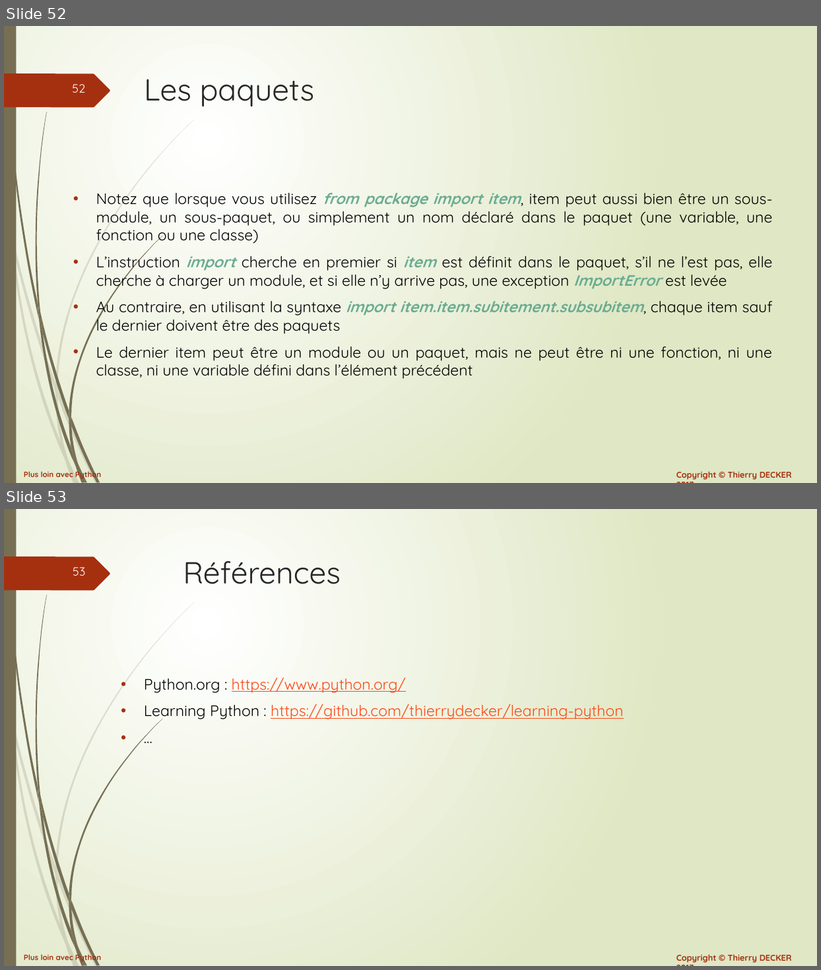
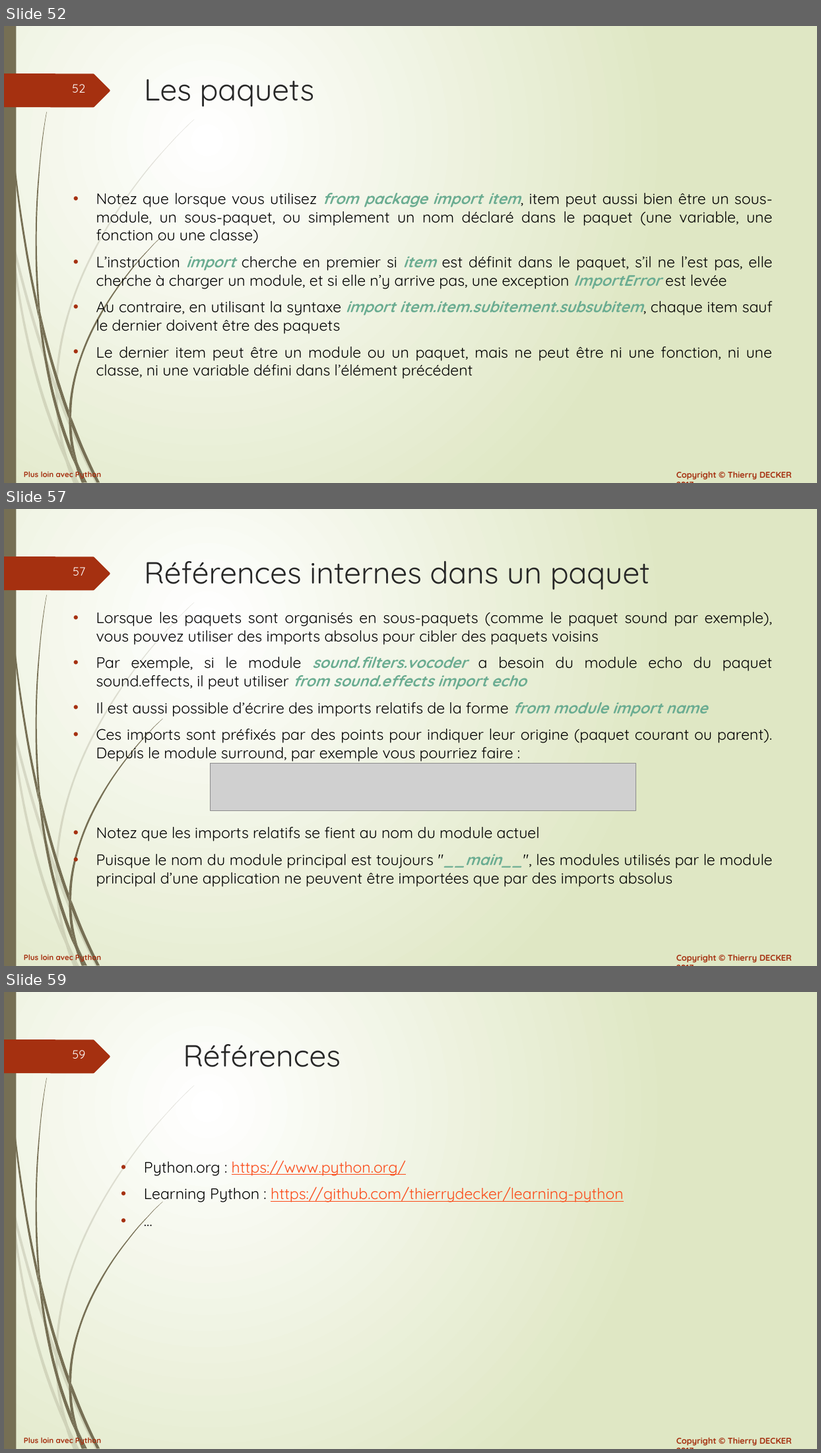
Before and after one commit to VikmanTheRacoon/learning-python, a slide deck: documentations/python-102.pptx. Shown one above the other, each under a label of ours: slides 52 and 53 before the commit, slides 52, 57 and 59 after it; the slides between them are not shown. The pictures are 821x970 and 821x1453 pixels, drawn with LibreOffice and Linux fonts; fonts in the diff are those of the drawing; grey boxes stand for pictures. Boxes give left, top, right and bottom in pixels: in the first picture for what was removed or moved away, otherwise in the second. Text is boxed around its words. In the diff, an @@ line names an element or a change of style, - is before the commit and + after.

```diff
--- a/documentations/python-102.pptx
+++ b/documentations/python-102.pptx
@@ slide 57 added at [4, 509, 817, 966], background gradient #FFFFFF to #DFE8C4; not listed: 27 template elements that a slide beside it also shows @@
@@ title added at [144, 561, 650, 590], 36 pt, text #262626 @@
+Références internes dans un paquet
@@ text added at [96, 612, 773, 887], 18 pt, text #000000 @@
+• Lorsque les paquets sont organisés en sous-paquets (comme le paquet sound par exemple), vous pouvez utiliser des imports absolus pour cibler des paquets voisins
+• Par exemple, si le module sound.filters.vocoder a besoin du module echo du paquet sound.effects, il peut utiliser from sound.effects import echo
+• Il est aussi possible d’écrire des imports relatifs de la forme from module import name
+• Ces imports sont préfixés par des points pour indiquer leur origine (paquet courant ou parent). Depuis le module surround, par exemple vous pourriez faire :
+• Notez que les imports relatifs se fient au nom du module actuel
+• Puisque le nom du module principal est toujours "__main__", les modules utilisés par le module principal d’une application ne peuvent être importées que par des imports absolus
@@ picture added at [210, 764, 636, 811] @@
@@ what was slide 53 is now slide 59 @@
@@ page number at [73, 1050, 86, 1059]: text changed @@
-53
+59
```
Also in this commit, not shown: 5 other slides added, 1 other file.
